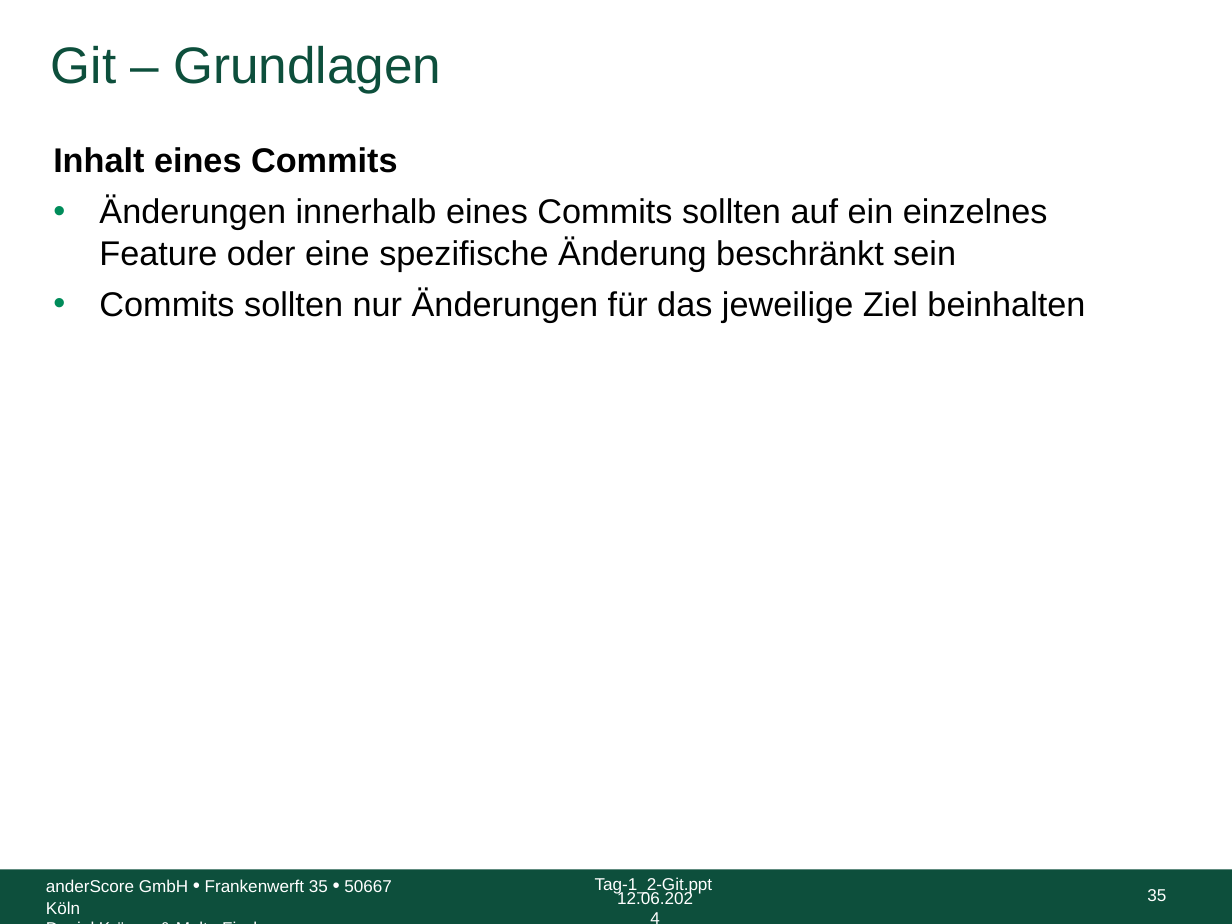
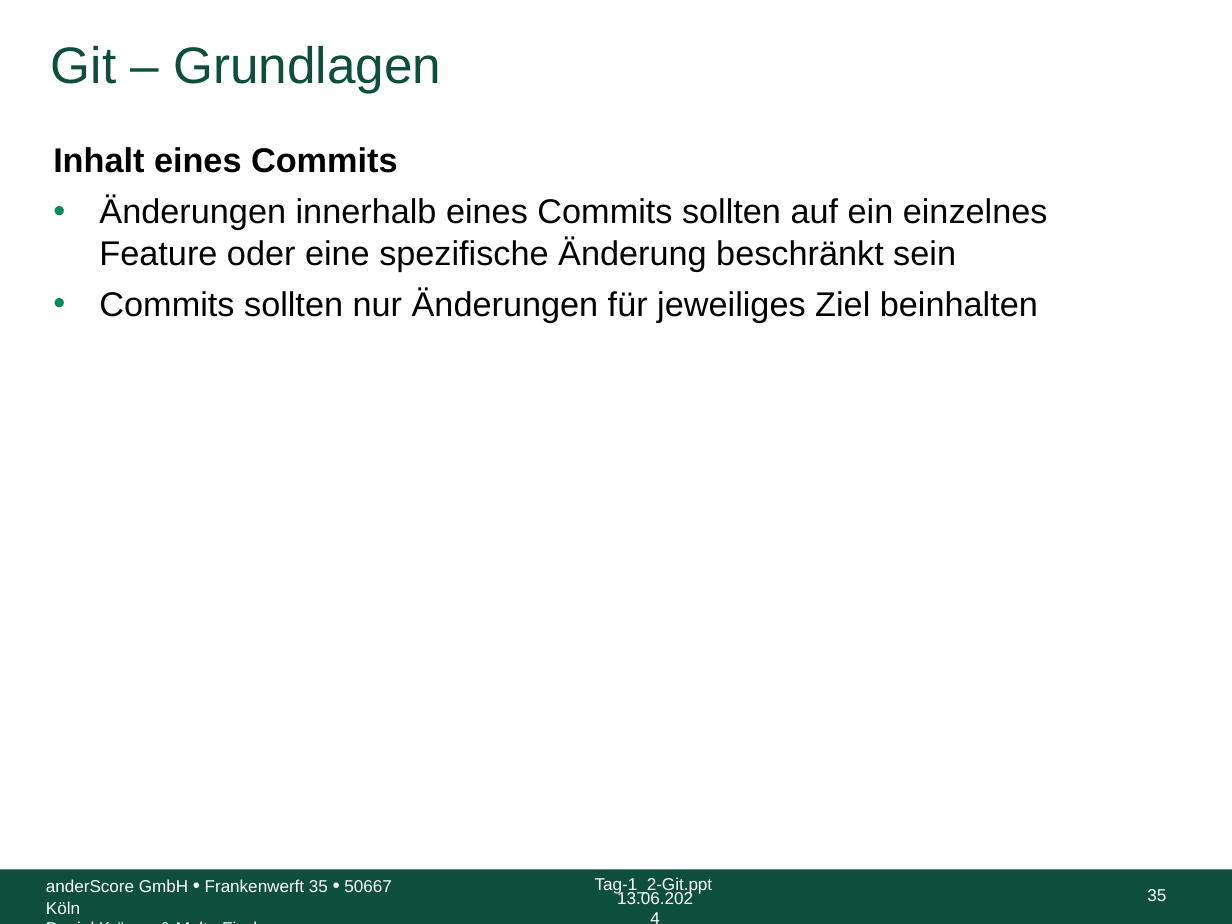
Before and after one commit to anderscore-gmbh/gitlab, a slide deck: slide 35 of slides/Tag-1_2-Git.pptx. Drawn at 1232x924 pixels with LibreOffice and Linux fonts; fonts in the diff are those of the drawing; background and template pictures are left out. Boxes give left, top, right and bottom in pixels: in the first picture for what was removed or moved away, otherwise in the second. Text is boxed around its words. In the diff, an @@ line names an element or a change of style, - is before the commit and + after.

```diff
--- a/slides/Tag-1_2-Git.pptx
+++ b/slides/Tag-1_2-Git.pptx
@@ text at [99, 288, 1038, 322]: text changed @@
-• Commits sollten nur Änderungen für das jeweilige Ziel beinhalten
+• Commits sollten nur Änderungen für jeweiliges Ziel beinhalten
@@ text at [617, 890, 693, 904]: text changed @@
-12.06.2024
+13.06.2024
```
Also in this commit, not shown: 79 other slides changed, 1 other file.
